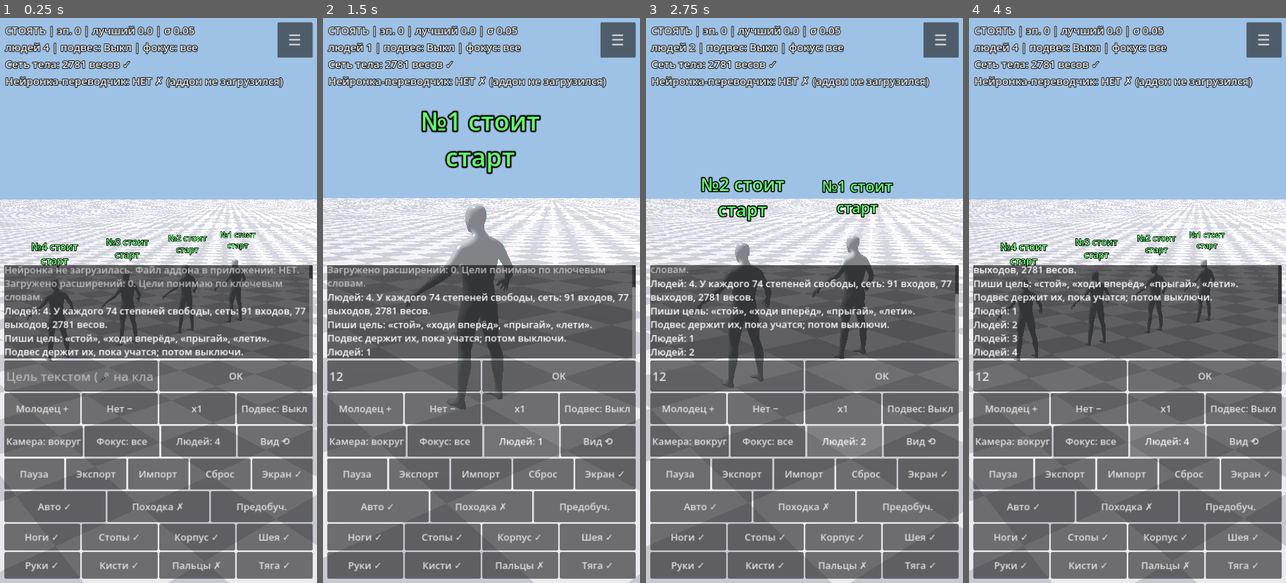
Above: before the commit, frames 1-4 (left to right).
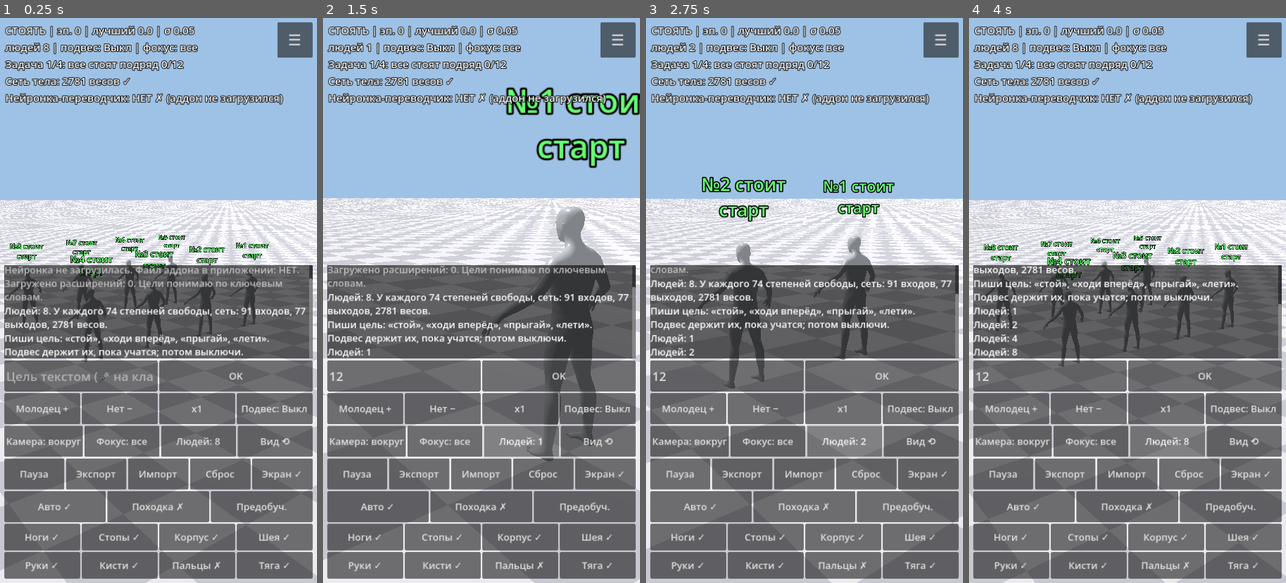
Above: after the commit, the same moments.

Repository: dmitriy2403iskan-star/Testung
Game: Godot game, scene res://sim.tscn
Two runs of this game, one before a commit and one after it. Both use one fixed random seed, a clock stepped at 60 frames per second and the inputs below.
Inputs (mouse positions are in pixels of both pictures, inside the frame that each line leads up to):
- Up to frame 1 (0.25 s): no input
- Up to frame 2 (1.5 s): click (405, 373) at 0.52 s; type "12" at 0.6 s; click "Людей: 4" (after the commit: "Людей: 8") at 1.25 s
- Up to frame 3 (2.75 s): click "Людей: 1" at 2 s
- Up to frame 4 (4 s): click "Людей: 2" at 2.75 s; click "Людей: 3" (after the commit: "Людей: 4") at 3.5 s

The runs differ from the first frame. In frame 1, 16% of the frame differs, in the area x 0-100%, y 4-100%; in frame 2, 28%, in the area x 0-100%, y 7-100%; in frame 3, 4.9%; in frame 4, 16%.

Commit message:
8 людей, цепочка задач: переход, когда ВСЕ справляются 12 раундов подряд без подвеса
Co-Authored-By: Claude Sonnet 5.5 <noreply@anthropic.com>
Claude-Session: https://claude.ai/code/session_01Aur1z4pZbLjkyUEA4YEwcp

Diff:
--- a/sim.gd
+++ b/sim.gd
@@ -15,6 +15,11 @@
 const SIGMA_MUL := [1.0, 0.6, 1.5, 2.2]
 const SUPPORT_NAMES := ["Выкл", "Лёгкий", "Средний", "Сильный"]
 const MENU_H := 720.0
+const COLS := 4
+const ROWD := 3.6
+const N_LIST := [1, 2, 4, 8]
+const TASKS := ["stand", "walk", "jump", "fly"]
+const STABLE_NEED := 12   # сколько раундов подряд ВСЕ должны справляться, чтобы перейти к следующей задаче
 
 var cam: Camera3D
 var cam_mode := 0         # 0 - вокруг людей, 1 - свободный полёт
@@ -40,7 +45,8 @@
 var last_ms := 0
 
 var agents: Array = []
-var n_agents := 4
+var n_agents := 8
+var stable_rounds := 0
 var focus := -1           # -1 все, иначе номер человека
 var support := 0
 var labels_on := true
@@ -127,7 +133,9 @@
     for i in n:
         var a: Node3D = AgentS.new()
         add_child(a)
-        a.setup(self, i, Vector3((float(i) - float(n - 1) * 0.5) * SPACING, 0, 0))
+        var cols := mini(n, COLS)
+        var rowi := i / cols
+        a.setup(self, i, Vector3((float(i % cols) - float(cols - 1) * 0.5) * SPACING, 0, float(rowi) * ROWD))
         a.sigma_mul = SIGMA_MUL[i % SIGMA_MUL.size()]
         agents.append(a)
     n_dof = agents[0].n_dof
@@ -303,27 +311,47 @@
         return top_h > agents[0].h0 + 0.5
     return true
 
+# каждый человек справился с задачей в этом раунде (падать можно - тогда раунд не засчитан)
+func _agent_ok(a) -> bool:
+    if a.fell or not a.finite() or a.fin_up < 0.8:
+        return false
+    if goal == "walk":
+        return a.fin_fwd > 1.0
+    if goal == "jump":
+        return a.max_h > a.h0 + 0.1
+    if goal == "fly":
+        return a.max_h > a.h0 + 0.5
+    return true
+
 func _auto_curriculum() -> void:
     if baseline:
         return
     if _round_success():
         ok_rounds += 1
-        bad_rounds = 0
     else:
-        bad_rounds += 1
         ok_rounds = 0
     if ok_rounds >= 3:
         ok_rounds = 0
         if support > 0:
             _log("[color=cyan]Авто: удаётся 3 раунда подряд → ослабляю подвес[/color]")
             set_support(support - 1)
+            return
+        mastered += 1
+    # переход к следующей задаче: только без подвеса и когда ВСЕ справляются STABLE_NEED раундов подряд
+    var all_ok := support == 0
+    for a in agents:
+        if not _agent_ok(a):
+            all_ok = false
+    stable_rounds = stable_rounds + 1 if all_ok else 0
+    if stable_rounds >= STABLE_NEED:
+        var ti := TASKS.find(goal)
+        if ti >= 0 and ti + 1 < TASKS.size():
+            _log("[color=lime]Авто: все %d справились %d раундов подряд → следующая задача: %s[/color]" % [agents.size(), STABLE_NEED, GOALS[TASKS[ti + 1]]])
+            _set_goal(TASKS[ti + 1], true)
+            set_support(0)
         else:
-            mastered += 1
-            _log("[color=lime]Авто: без подвеса стабильно получается («%s» освоено). Можно ставить следующую цель.[/color]" % GOALS[goal])
-    elif bad_rounds >= 6 and support < 3:
-        bad_rounds = 0
-        _log("[color=orange]Авто: 6 раундов неудач → усиливаю подвес[/color]")
-        set_support(support + 1)
+            stable_rounds = 0
+            _log("[color=lime]Авто: все задачи освоены![/color]")
 
 func _auto_toggle() -> void:
     auto_on = not auto_on
@@ -343,7 +371,7 @@
         a.verdict = "старт"
         a.verdict_col = Color(0.8, 0.8, 0.8)
 
-func _set_goal(g: String) -> void:
+func _set_goal(g: String, inherit := false) -> void:
     _store()
     goal = g
     var ok := false
@@ -358,15 +386,19 @@
                     gait_on = true
                     gait_btn.text = "Походка ✓"
     if not ok:
-        w = PackedFloat32Array()
-        w.resize(n_w)
-        for i in n_w:
-            w[i] = randfn(0.0, 0.03)
+        if inherit and w.size() == n_w:
+            pass   # новая задача начинается с того, что уже умеет
+        else:
+            w = PackedFloat32Array()
+            w.resize(n_w)
+            for i in n_w:
+                w[i] = randfn(0.0, 0.03)
         eps = 0
     baseline = true
     best = -1e9
     sigma = 0.05
     stall = 0
+    stable_rounds = 0
     _restart_all()
     _log("Цель: [b]%s[/b]" % GOALS[g])
 
@@ -681,7 +713,7 @@
     r4.add_child(cam_btn)
     focus_btn = _btn("Фокус: все", _focus_next)
     r4.add_child(focus_btn)
-    count_btn = _btn("Людей: 4", _count_next)
+    count_btn = _btn("Людей: 8", _count_next)
     r4.add_child(count_btn)
     r4.add_child(_btn("Вид ⟲", _cam_reset))
     var r3 := HBoxContainer.new()
@@ -818,7 +850,8 @@
     _update_labels_ui()
 
 func _count_next() -> void:
-    var n := n_agents % 4 + 1
+    var k := N_LIST.find(n_agents)
+    var n: int = N_LIST[(k + 1) % N_LIST.size()]
     _spawn(n)
     _log("Людей: %d" % n)
 
@@ -853,11 +886,13 @@
 func _orbit_dist() -> float:
     if focus >= 0 or agents.size() < 2:
         return cam_dist
-    var span := float(agents.size() - 1) * SPACING + 1.6
+    var cols := mini(agents.size(), COLS)
+    var rows := (agents.size() + COLS - 1) / COLS
+    var span := float(cols - 1) * SPACING + 1.6
     var vs := get_viewport().get_visible_rect().size
     var asp := vs.x / maxf(vs.y, 1.0)
     var hf := tan(deg_to_rad(cam.fov * 0.5)) * minf(asp, 1.6)
-    var need := span * 0.5 / hf + 1.0
+    var need := span * 0.5 / hf + 1.0 + float(rows - 1) * ROWD * 0.5
     return cam_dist * maxf(1.0, need / 4.0)
 
 func _cam_update() -> void:
@@ -999,5 +1034,4 @@
         fpos += (bs.x * m.x + Vector3.UP * m.y - bs.z * m.z) * 3.5 * rd
         fpos.y = maxf(fpos.y, 0.15)
     _cam_update()
-    var p0 := agents[0].root_pos() as Vector3
-    hud.text = "%s | эп. %d | лучший %.1f | σ %.2f\nлюдей %d | подвес: %s | фокус: %s\nСеть тела: %d весов ✓\nНейронка-переводчик: %s" % [GOALS[goal], eps, best if best > -1e8 else 0.0, sigma, agents.size(), SUPPORT_NAMES[support], "все" if focus < 0 else "№%d" % (focus + 1), n_w, brain.mode_text()]
+    hud.text = "%s | эп. %d | лучший %.1f | σ %.2f\nлюдей %d | подвес: %s | фокус: %s\nЗадача %d/4: все стоят подряд %d/%d\nСеть тела: %d весов ✓\nНейронка-переводчик: %s" % [GOALS[goal], eps, best if best > -1e8 else 0.0, sigma, agents.size(), SUPPORT_NAMES[support], "все" if focus < 0 else "№%d" % (focus + 1), TASKS.find(goal) + 1, stable_rounds, STABLE_NEED, n_w, brain.mode_text()]
